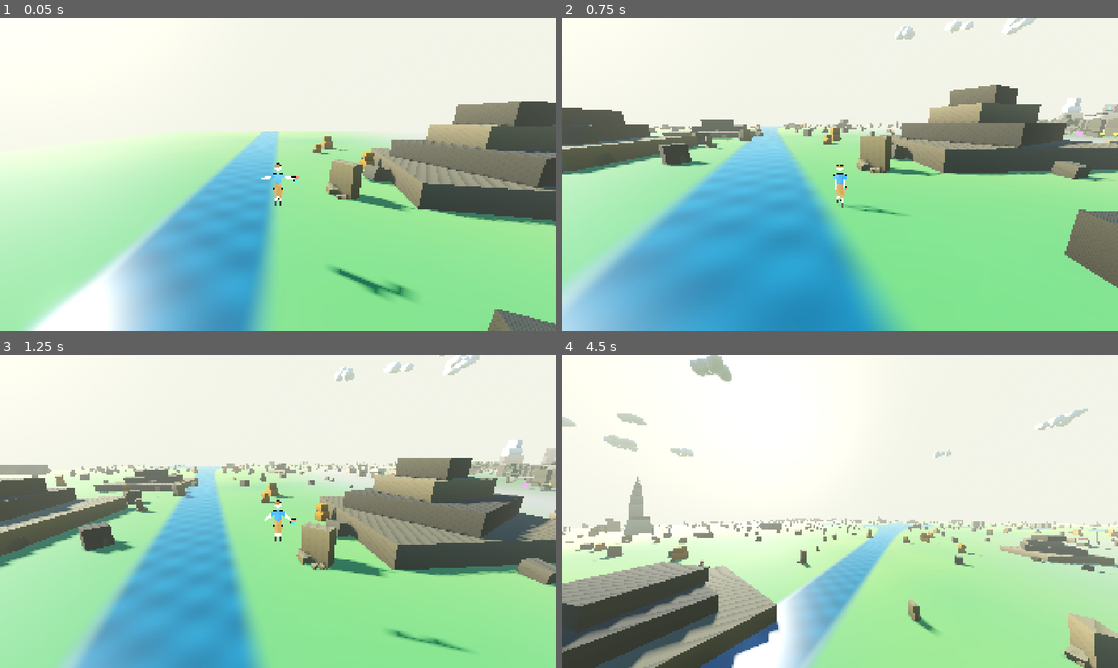
Above: before the commit, frames 1-4 (two rows, left to right).
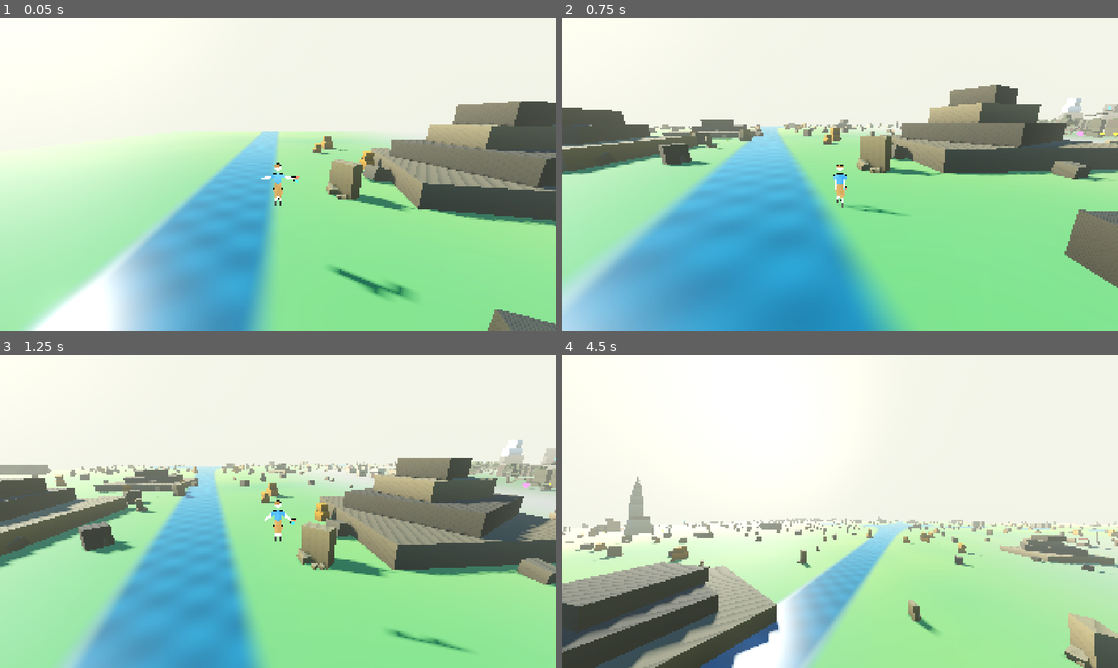
Above: after the commit, the same moments.

Repository: korjavin/godot-test1
Game: Godot game, scene res://scenes/style_shots.tscn
Two runs of this game, one before a commit and one after it. Both use one fixed random seed, a clock stepped at 60 frames per second and the inputs below. This scene is started directly instead of the project's main scene.
Inputs (mouse positions are in pixels of both pictures, inside the frame that each line leads up to):
- Up to frame 1 (0.05 s): no input
- Up to frame 2 (0.75 s): tap Enter (ui_accept) at 0.5 s; move the mouse to (867, 174) at 0.52 s; hold W (move_forward) from 0.53 s (still down); hold Shift (run) from 0.53 s (still down)
- Up to frame 3 (1.25 s): keep holding W (move_forward); keep holding Shift (run); tap Space (jump) at 0.77, 1.07 s
- Up to frame 4 (4.5 s): keep holding W (move_forward); move the mouse to (812, 511) at 1.27 s; release Shift (run) at 1.28 s; tap Ctrl (duck) at 1.35 s; tap Space (jump) at 1.52, 1.82, 3.02, 3.32, 3.77, 4.07 s; tap Shift (run) at 1.55, 3.05, 3.8 s; move the mouse to (851, 505) at 2.02 s; hold Shift (run) 2.03-2.78 s; move the mouse to (834, 517) at 2.77 s; tap F (special_ability) at 2.85 s; move the mouse to (878, 514) at 3.52 s; hold R (switch_character) 3.53-4.28 s; move the mouse to (795, 508) at 4.27 s; tap C (toggle_camera) at 4.35 s

Frame 1 is identical in both runs. In frame 2, 0.2% of the frame differs, in the area x 60-86%, y 0-7%; in frame 3, 0.3%; in frame 4, 1.1%, in the area x 0-95%, y 0-33%.

Commit message:
fix(debug): style_shots hid neither the weather nor the camera drift (y1o.7)
Two findings from the review of #212, both in the capture tool.

1. WEATHER WAS NEVER HIDDEN. WeatherManager extends Node — its clouds, rain and
   birds are MultiMeshes parented to itself — so the `manager is Node3D` guard
   skipped exactly the system whose randomized clouds are in the sky of every
   shot. It now walks each ambience manager's SUBTREE and hides every Node3D,
   which is right whatever the manager's own type is, and `fauna` joins the list:
   its one herd is randomize()d too, and it is what made the open-field draw-call
   column differ by six between two runs of the same world.

2. FREEZING PHYSICS DOES NOT FREEZE THE CAMERA. player_controller writes
   camera_pivot.rotation in _process, not _physics_process, so the rig kept
   drifting back over the frames between the pose write and the buffer grab.
   Both ticks are stopped now and both handed back at the top of the next shot.

The renders on #212 stand — the owner's pick is made and the pairs were already
frame-identical — but the next bead in the epic gets a tool that is right.

Diff:
--- a/scripts/style_shots.gd
+++ b/scripts/style_shots.gd
@@ -48,11 +48,16 @@
 
 	# The ambience managers all use randomize()d RNG, so their content differs
 	# between two runs of this tool and would drown the A/B in noise. None of
-	# them uses the block material this bead touches — hide them.
-	for g in ["crowd", "traffic", "weather"]:
-		var amb := get_tree().get_first_node_in_group(g)
-		if amb is Node3D:
-			(amb as Node3D).visible = false
+	# them uses the block material this tool exists to compare — hide them.
+	#
+	# HIDE THE DESCENDANTS, NOT THE MANAGER. `crowd` and `traffic` are Node3Ds
+	# whose root flip would do, but `weather` is a plain `Node` (WeatherManager
+	# extends Node and parents its cloud/rain/bird MultiMeshes to itself), so a
+	# `manager is Node3D` test silently skips the one system whose randomized
+	# clouds actually show up in the sky of every shot.
+	for g in ["crowd", "traffic", "weather", "fauna"]:
+		for amb in get_tree().get_nodes_in_group(g):
+			_hide_visuals(amb)
 
 	var terrain := get_tree().get_first_node_in_group("terrain")
 	var player := get_tree().get_first_node_in_group("player")
@@ -98,7 +103,9 @@
 
 func _shoot(terrain: Node, player: Node3D, where: Vector3, yaw: float, name: String) -> void:
 	var chunk := Vector2i(roundi(where.x / 50.0), roundi(where.z / 50.0))
+	# The previous shot froze both ticks (see below) — hand the body back.
 	player.set_physics_process(true)
+	player.set_process(true)
 	terrain.new_run(SEED, chunk)
 	player.global_position = where
 	player.rotation.y = yaw
@@ -108,10 +115,15 @@
 	# Always the same hero, whatever a crocodile did while the chunks landed.
 	player.set_active_character(0)
 	await get_tree().create_timer(YAW_SECONDS, true, false, true).timeout
-	# Re-assert the pose and FREEZE it: the camera pivot is written every physics
-	# frame from a LAGGED yaw, so a run where a bite nudged the body frames the
-	# street differently. Writing the pivot and stopping the physics tick is what
-	# makes the before/after pair the same camera.
+	# Re-assert the pose and FREEZE it: the camera pivot is written from a LAGGED
+	# yaw plus a shake offset, so a run where a bite nudged the body frames the
+	# street differently. Writing the pivot and stopping the tick is what makes
+	# the before/after pair the same camera.
+	#
+	# BOTH TICKS, and that is the whole point: `player_controller` writes
+	# `camera_pivot.rotation` in `_process`, not in `_physics_process`, so
+	# stopping physics alone leaves the rig free to drift back over the frames
+	# this waits for before grabbing the buffer.
 	player.global_position = where
 	player.rotation.y = yaw
 	player.velocity = Vector3.ZERO
@@ -123,6 +135,7 @@
 	if model is Node3D:
 		(model as Node3D).visible = true
 	player.set_physics_process(false)
+	player.set_process(false)
 	await get_tree().process_frame
 	await get_tree().process_frame
 	await RenderingServer.frame_post_draw
@@ -151,6 +164,14 @@
 	print("[PERF] ", name, " avg_ms=%.2f fps=%.1f worst_ms=%.1f draws=%d spikes=%s"
 			% [ms, 1000.0 / maxf(ms, 0.001), worst, draws / frames, str(spikes)])
 
+## Hide everything drawable under `root`, root included. Walks the subtree rather
+## than flipping one `visible`, because an ambience manager may be a plain `Node`
+## with drawable children (WeatherManager is).
+func _hide_visuals(root: Node) -> void:
+	for n in _all_nodes(root):
+		if n is Node3D:
+			(n as Node3D).visible = false
+
 func _all_nodes(root: Node) -> Array:
 	var out: Array = [root]
 	for c in root.get_children():
